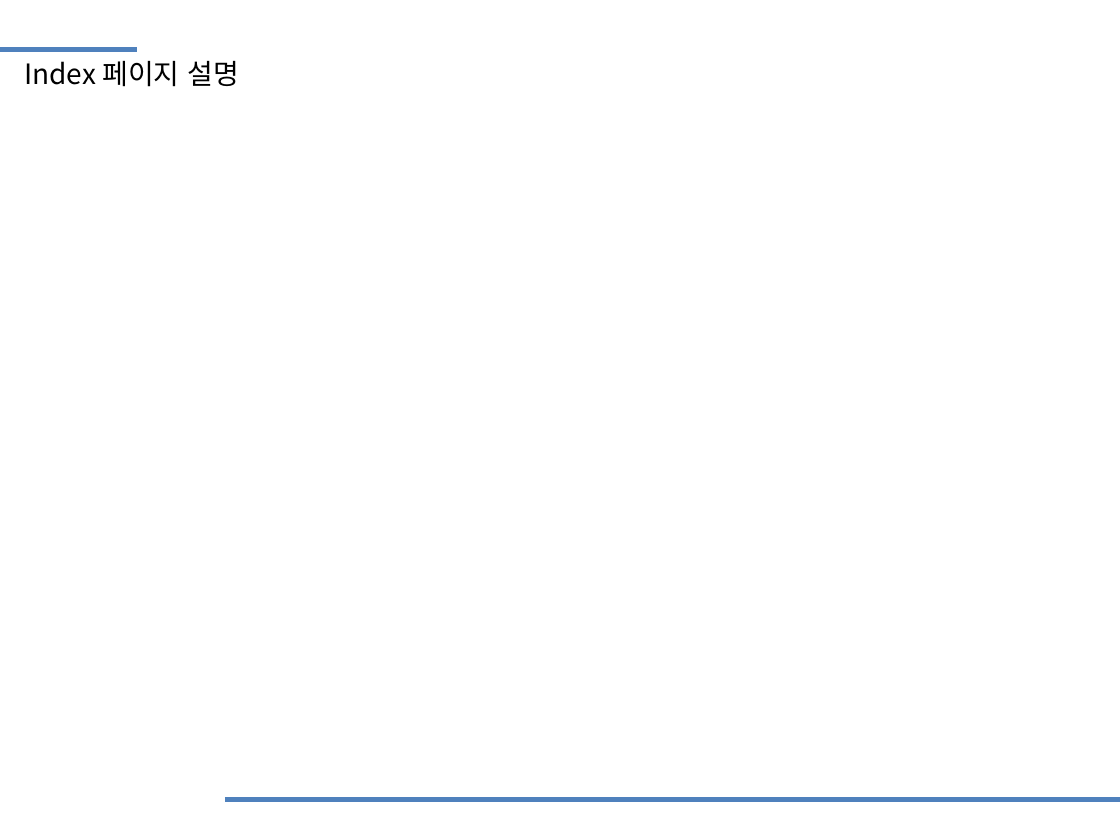
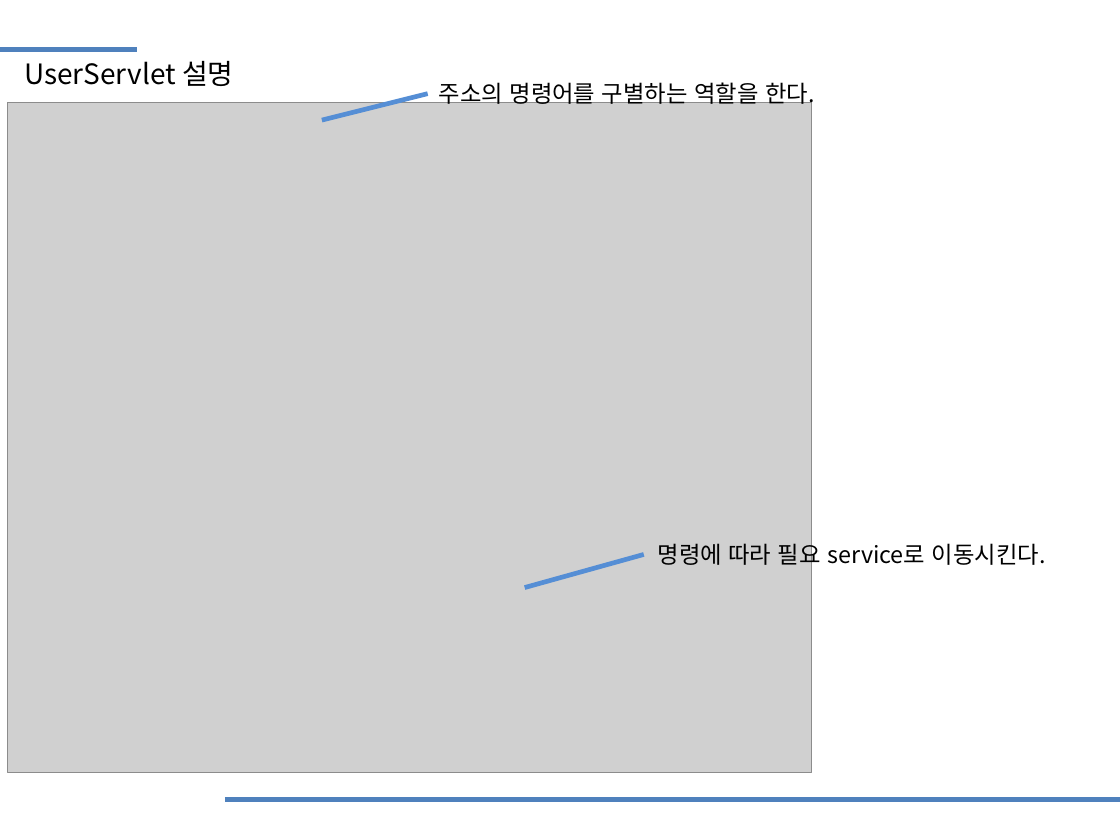
Before and after one commit to moon70717/iot_jsp, a slide deck: slide 8 of iot_jsp2/iot_jsp_page/문희주_웹페이지_발표.pptx. Drawn at 1120x840 pixels with LibreOffice and Linux fonts; fonts in the diff are those of the drawing; grey boxes stand for pictures. Boxes give left, top, right and bottom in pixels: in the first picture for what was removed or moved away, otherwise in the second. Text is boxed around its words. In the diff, an @@ line names an element or a change of style, - is before the commit and + after.

```diff
--- a/iot_jsp2/iot_jsp_page/문희주_웹페이지_발표.pptx
+++ b/iot_jsp2/iot_jsp_page/문희주_웹페이지_발표.pptx
@@ text at [24,61,234,86]: text changed @@
-Index 페이지 설명
+UserServlet 설명
@@ text added at [439,79,815,109], 15 pt, text #000000 @@
+주소의 명령어를 구별하는 역할을 한다.
@@ picture added at [8,103,812,773] @@
@@ line added from (321, 120) to (428, 94), #558ED5 3 pt @@
@@ text added at [658,539,1046,569], 15 pt, text #000000 @@
+명령에 따라 필요 service로 이동시킨다.
@@ line added from (644, 554) to (525, 588), #558ED5 3 pt @@
```
Also in this commit, not shown: 1 other slide changed, 14 other files.
